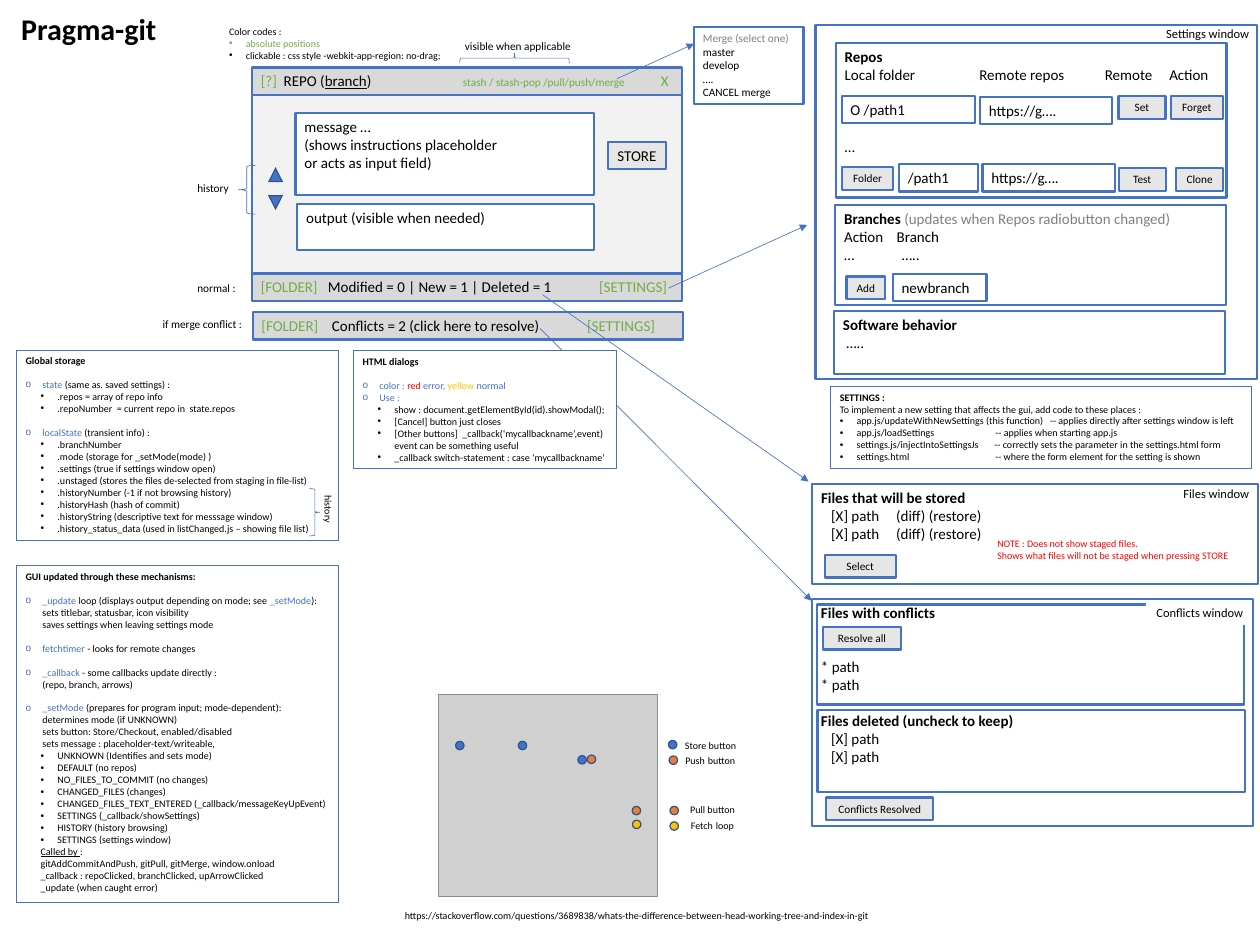
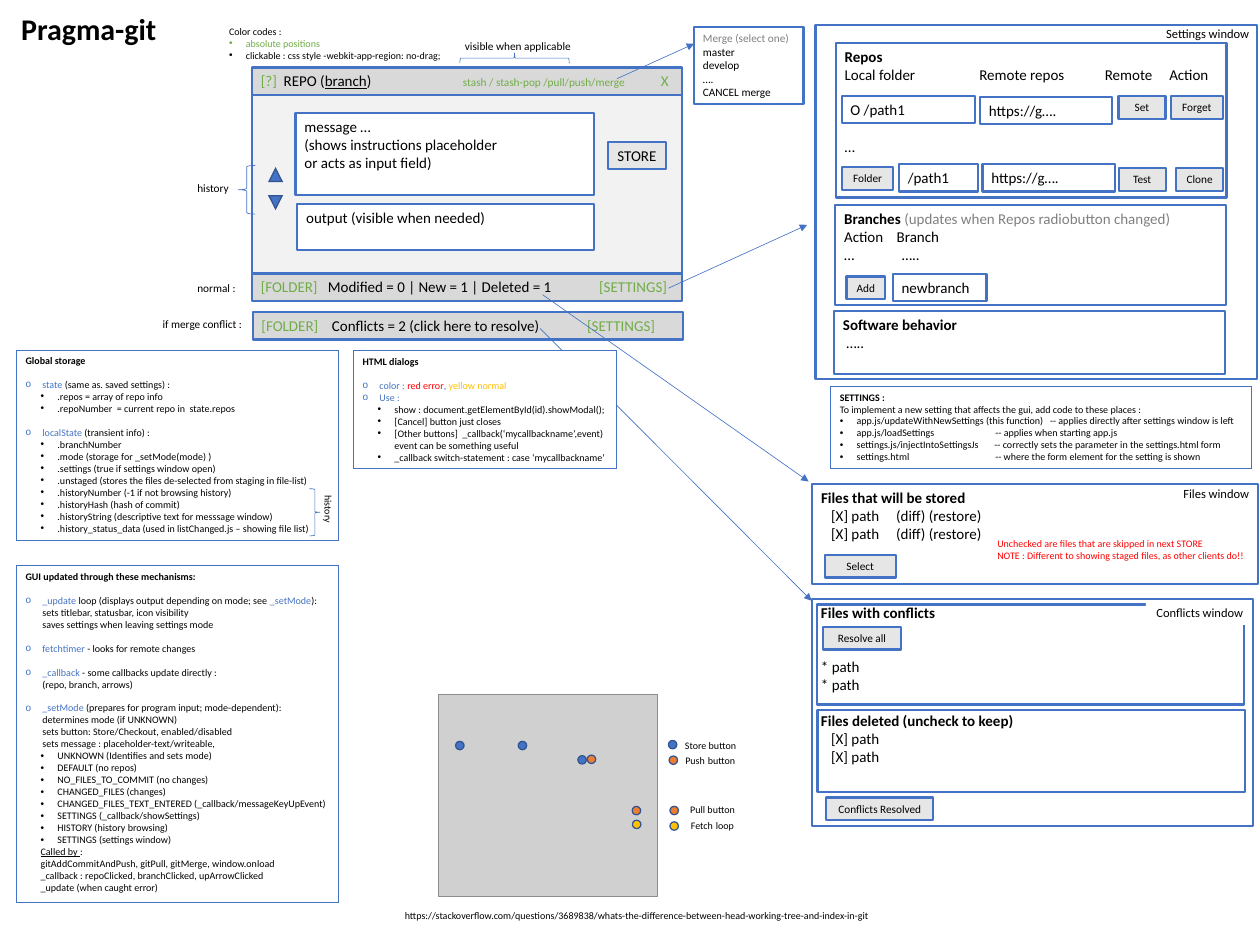
Before and after one commit to pragma-git/pragma-git, a slide deck: slide 1 of docs/Tech-overview.pptx. Drawn at 1260x945 pixels with LibreOffice and Linux fonts; fonts in the diff are those of the drawing; grey boxes stand for pictures. Boxes give left, top, right and bottom in pixels: in the first picture for what was removed or moved away, otherwise in the second. Text is boxed around its words. In the diff, an @@ line names an element or a change of style, - is before the commit and + after.

```diff
--- a/docs/Tech-overview.pptx
+++ b/docs/Tech-overview.pptx
@@ text in rectangle at box(379, 382, 506, 391): text colour #4472C4 to #FF0000 in "error,"; text colour #4472C4 to #FFC000 in "normal" @@
@@ text at box(997, 540, 1244, 561): text changed @@
-NOTE : Does not show staged files.
-Shows what files will not be staged when pressing STORE
+Unchecked are files that are skipped in next STORE
+NOTE : Different to showing staged files, as other clients do!!
```
Also in this commit, not shown: 1 other file.
